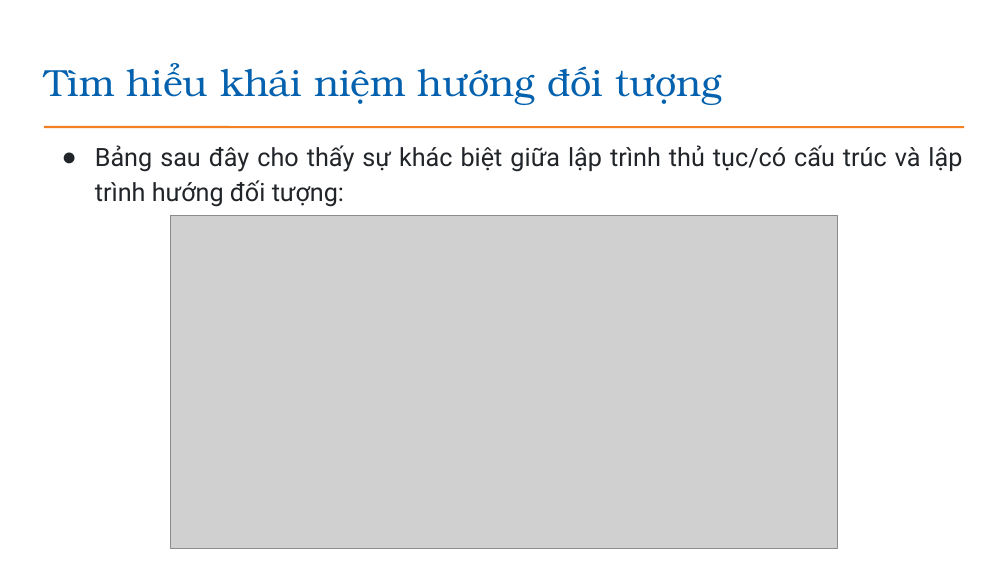
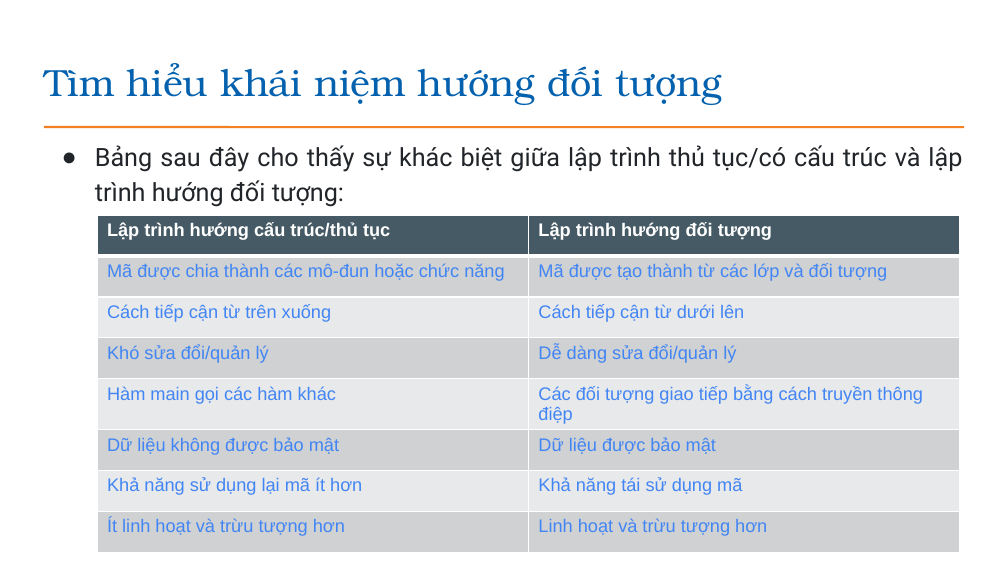
Before and after one commit to EdisonTechnologyAcademy/Java---Construction, a slide deck: slide 6 of presentations/Bài 7_Gioi thieu Java OOP.pptx. Drawn at 1008x567 pixels with LibreOffice and Linux fonts; fonts in the diff are those of the drawing; grey boxes stand for pictures; background and template pictures are left out. Boxes give left, top, right and bottom in pixels: in the first picture for what was removed or moved away, otherwise in the second. Text is boxed around its words. In the diff, an @@ line names an element or a change of style, - is before the commit and + after.

```diff
--- a/presentations/Bài 7_Gioi thieu Java OOP.pptx
+++ b/presentations/Bài 7_Gioi thieu Java OOP.pptx
@@ table added at [97,216,960,555], 8 rows, 2 columns @@
+Lập trình hướng cấu trúc/thủ tục | Lập trình hướng đối tượng
+Mã được chia thành các mô-đun hoặc chức năng | Mã được tạo thành từ các lớp và đối tượng
+Cách tiếp cận từ trên xuống | Cách tiếp cận từ dưới lên
+Khó sửa đổi/quản lý | Dễ dàng sửa đổi/quản lý
+Hàm main gọi các hàm khác | Các đối tượng giao tiếp bằng cách truyền thông điệp
+Dữ liệu không được bảo mật | Dữ liệu được bảo mật
+Khả năng sử dụng lại mã ít hơn | Khả năng tái sử dụng mã
+Ít linh hoạt và trừu tượng hơn | Linh hoạt và trừu tượng hơn
@@ picture removed at [170,216,838,549] @@
```
Also in this commit, not shown: 2 slides added, 1 slide removed, 19 other files.
